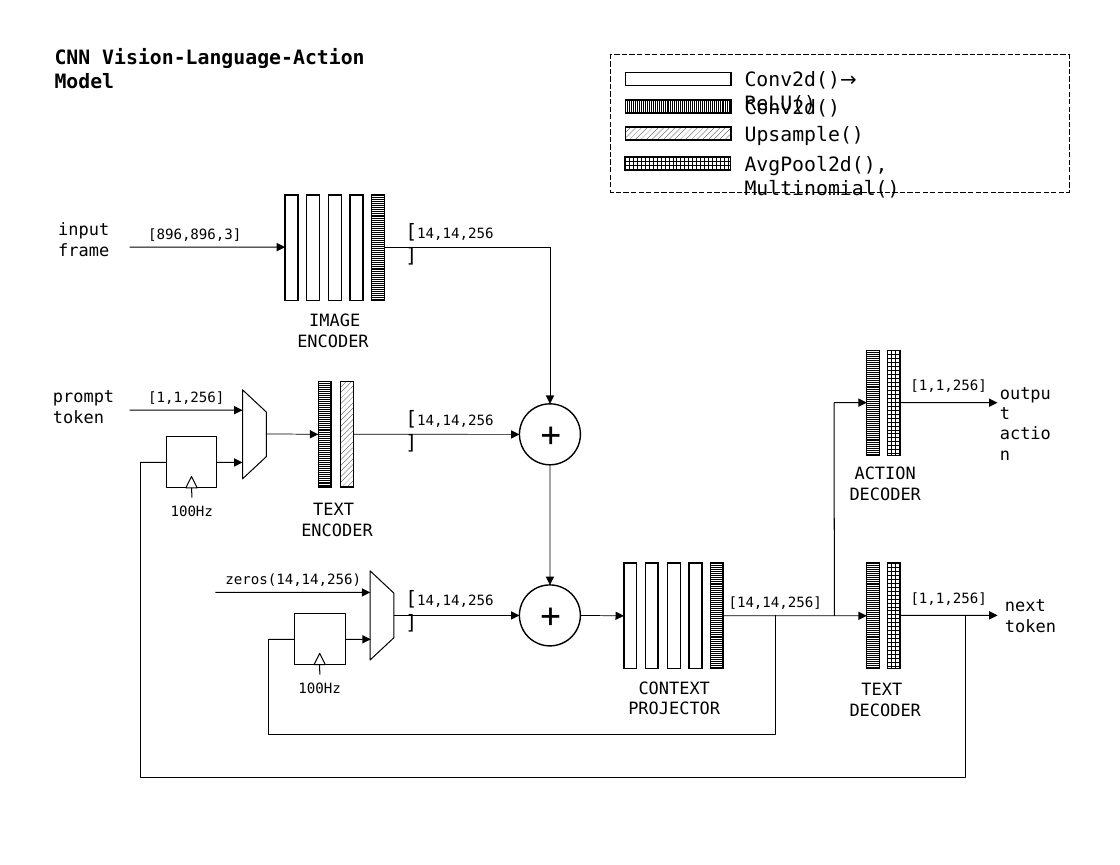
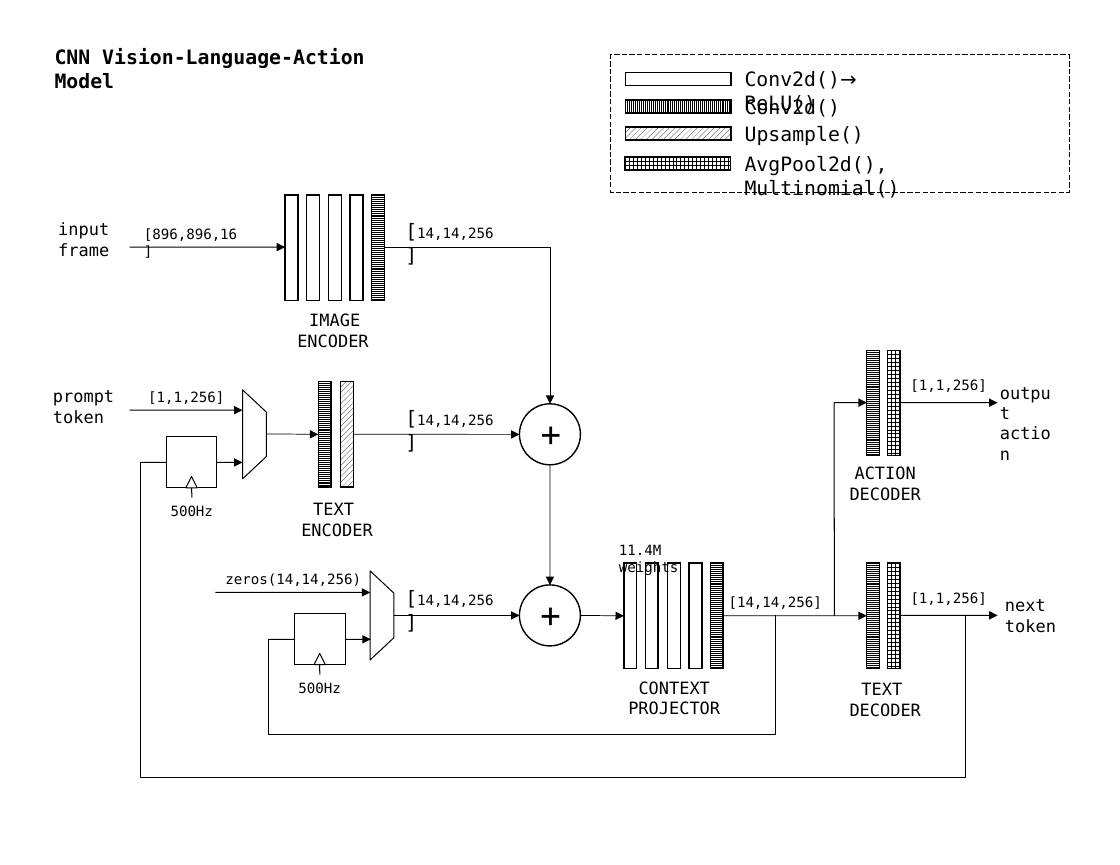
Before and after one commit to siliconperception/devices, a slide deck: slide 2 of dev/cnnlm.odp. Drawn at 1120x865 pixels with LibreOffice and Linux fonts; fonts in the diff are those of the drawing. Boxes give left, top, right and bottom in pixels: in the first picture for what was removed or moved away, otherwise in the second. Text is boxed around its words. In the diff, an @@ line names an element or a change of style, - is before the commit and + after.

```diff
--- a/dev/cnnlm.odp
+++ b/dev/cnnlm.odp
@@ text at <box>144,228,237,241</box>: text changed @@
-[896,896,3]
+[896,896,16]
@@ text at <box>171,505,213,517</box>: text changed @@
-100Hz
+500Hz
@@ text added at <box>619,544,678,575</box>, 10 pt, text #000000 @@
+11.4M weights
@@ text at <box>298,682,340,694</box>: text changed @@
-100Hz
+500Hz
```
Also in this commit, not shown: 1 other slide changed, 1 slide added, 3 other files.
